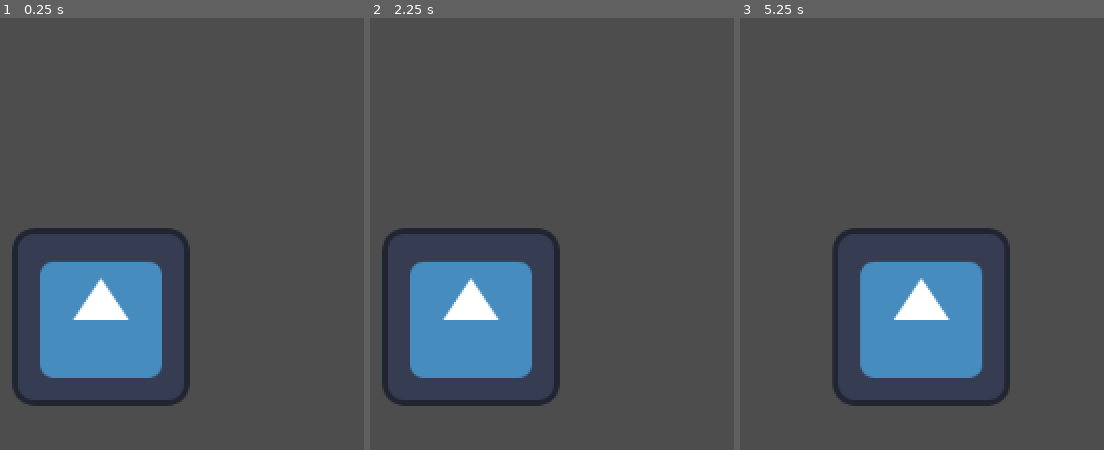
Above: before the commit, frames 1-3 (left to right).
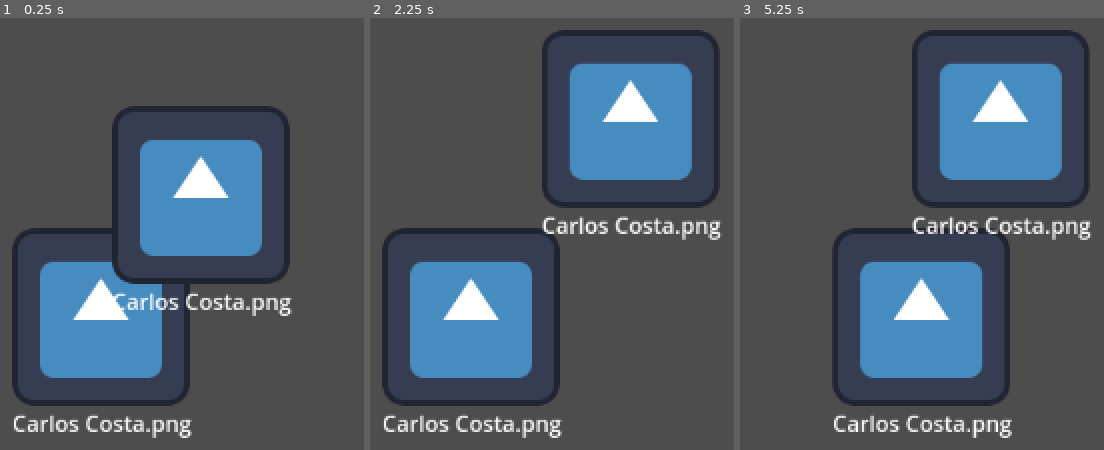
Above: after the commit, the same moments.

Repository: VileOar/ludum-dare-54
Game: Godot game, scene res://scenes/desktop.tscn
Same seed, same stepped clock (60 frames per second), same inputs: the game is played once before the commit and once after it. The engine's default icon, where the game draws it, is replaced by a stand-in: a white triangle on a blue panel in a dark square.
Inputs (mouse positions are in pixels of both pictures, inside the frame that each line leads up to):
- Up to frame 1 (0.25 s): no input
- Up to frame 2 (2.25 s): tap Enter at 0.5, 2 s; click (471, 316) at 0.67 s; tap Space at 1.25 s; move the mouse to (outside the picture) at 1.27 s; click (outside the picture) at 1.42 s; move the mouse to (632, 117) at 2.02 s; click (632, 117) at 2.17 s
- Up to frame 3 (5.25 s): tap Space at 2.75, 4.25 s; move the mouse to (outside the picture) at 2.77 s; click (outside the picture) at 2.92 s; tap Enter at 3.5 s; move the mouse to (outside the picture) at 3.52 s; click (outside the picture) at 3.67 s; move the mouse to (outside the picture) at 4.27 s; click (outside the picture) at 4.42 s; move the mouse to (922, 316) at 5.02 s; click (922, 316) at 5.17 s

The runs differ from the first frame. In frame 1, 14% of the frame differs, in the area x 3-81%, y 20-98%; in frame 2, 14%; in frame 3, 14%.

Commit message:
Change Area2D to Control node

Diff:
--- a/scenes/desktop.tscn
+++ b/scenes/desktop.tscn
@@ -7,3 +7,6 @@
 [node name="Camera2D" type="Camera2D" parent="."]
 
 [node name="DraggableObject" parent="." instance=ExtResource("1_lc0sx")]
+
+[node name="DraggableObject2" parent="." instance=ExtResource("1_lc0sx")]
+position = Vector2(72, -88)
--- a/scenes/draggable_object.tscn
+++ b/scenes/draggable_object.tscn
@@ -1,10 +1,7 @@
-[gd_scene load_steps=4 format=3 uid="uid://ynjx6uerook2"]
+[gd_scene load_steps=3 format=3 uid="uid://ynjx6uerook2"]
 
 [ext_resource type="Texture2D" uid="uid://7s0b2duww7m6" path="res://icon.svg" id="1_2gyty"]
 [ext_resource type="Script" path="res://scripts/draggable_object.gd" id="1_rvlpo"]
-
-[sub_resource type="RectangleShape2D" id="RectangleShape2D_gbefi"]
-size = Vector2(128, 128)
 
 [node name="DraggableObject" type="Node2D"]
 script = ExtResource("1_rvlpo")
@@ -12,9 +9,20 @@
 [node name="Sprite2D" type="Sprite2D" parent="."]
 texture = ExtResource("1_2gyty")
 
-[node name="Area2D" type="Area2D" parent="."]
+[node name="ColorRect" type="ColorRect" parent="."]
+offset_left = -64.0
+offset_top = -64.0
+offset_right = 64.0
+offset_bottom = 64.0
+color = Color(1, 1, 1, 0)
 
-[node name="CollisionShape2D" type="CollisionShape2D" parent="Area2D"]
-shape = SubResource("RectangleShape2D_gbefi")
+[node name="Label" type="Label" parent="."]
+offset_left = -64.0
+offset_top = 64.0
+offset_right = 66.0
+offset_bottom = 90.0
+text = "Carlos Costa.png"
+horizontal_alignment = 1
+vertical_alignment = 1
 
-[connection signal="input_event" from="Area2D" to="." method="_on_area_2d_input_event"]
+[connection signal="gui_input" from="ColorRect" to="." method="_on_color_rect_gui_input"]
--- a/scripts/draggable_object.gd
+++ b/scripts/draggable_object.gd
@@ -13,7 +13,7 @@
 		position = get_global_mouse_position()
 
 
-func _on_area_2d_input_event(viewport, event, shape_idx):
+func _on_color_rect_gui_input(event):
 	if event is InputEventMouseButton:
 		match event.button_index:
 			MOUSE_BUTTON_LEFT:
